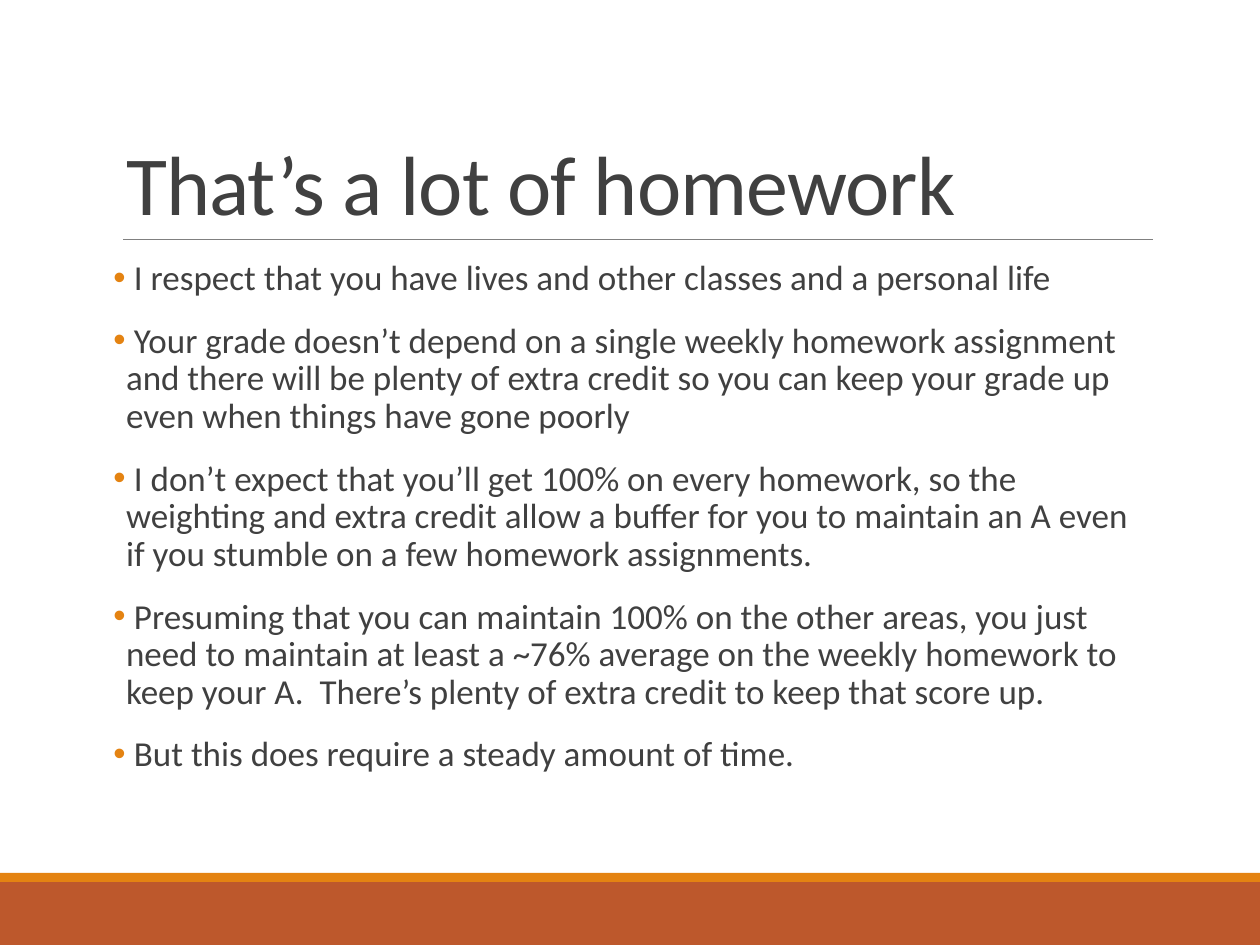
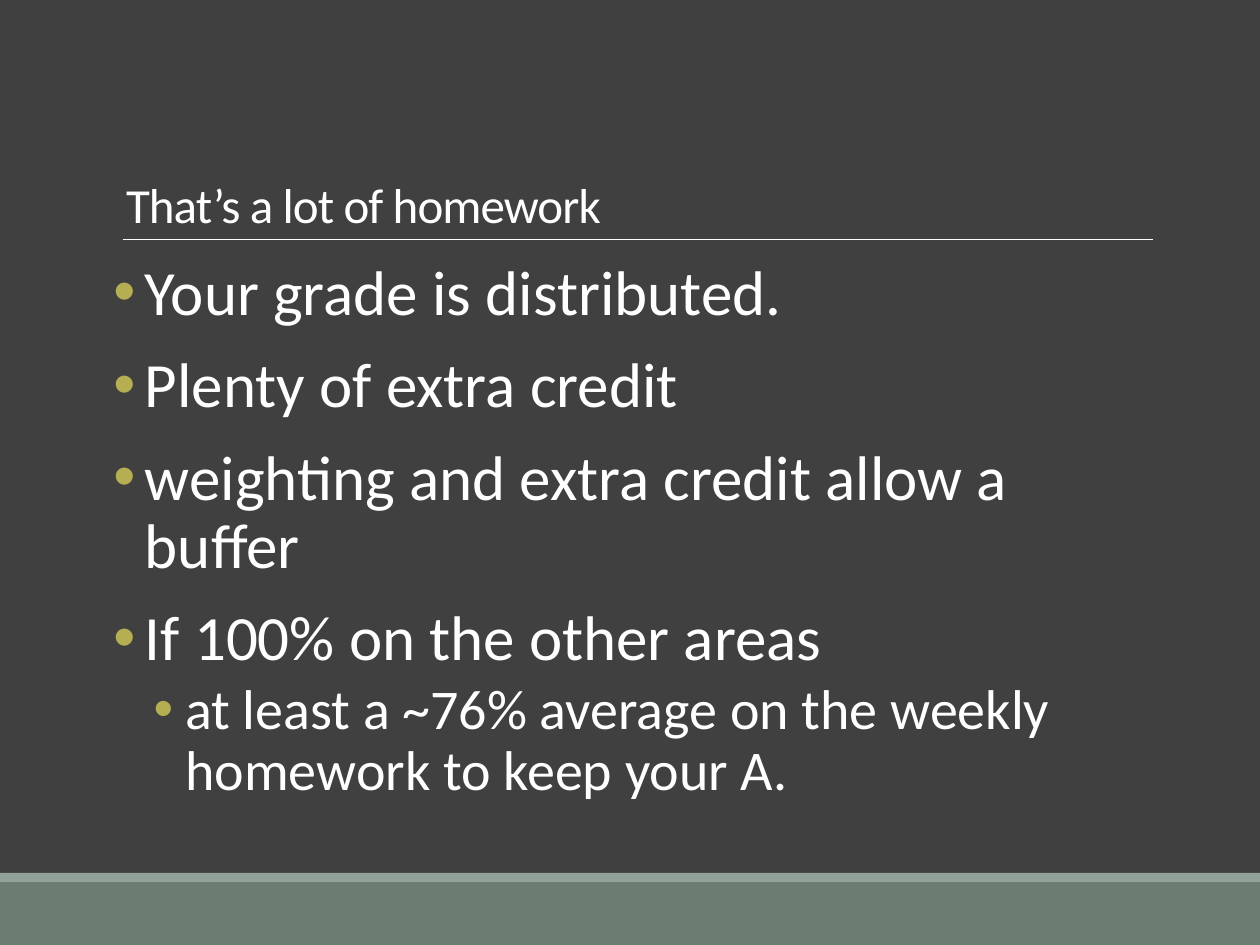
Before and after one commit to elliewix/IS-452-Spring2019, a slide deck: slide 9 of SUMMER2018-Lectures/IS452Fall2017Week01.pptx (slide 7 before the commit). Drawn at 1260x945 pixels with LibreOffice and Linux fonts; fonts in the diff are those of the drawing. Boxes give left, top, right and bottom in pixels: in the first picture for what was removed or moved away, otherwise in the second. Text is boxed around its words. In the diff, an @@ line names an element or a change of style, - is before the commit and + after.

```diff
--- a/SUMMER2018-Lectures/IS452Fall2017Week01.pptx
+++ b/SUMMER2018-Lectures/IS452Fall2017Week01.pptx
@@ background #FFFFFF to #404040 @@
@@ title "That’s a lot of homework" at (126, 188, 601, 224): size 48 to 28 pt, text colour #404040 to #FFFFFF @@
@@ line (123, 239) - (1153, 239): stroke #808080 0.5 pt to #FFFFFF 0.5 pt @@
@@ text at (145, 271, 1049, 799): text changed; size 20 to 36 pt; text colour #404040 to #FFFFFF @@
-• I respect that you have lives and other classes and a personal life
-• Your grade doesn’t depend on a single weekly homework assignment and there will be plenty of extra credit so you can keep your grade up even when things have gone poorly
-• I don’t expect that you’ll get 100% on every homework, so the weighting and extra credit allow a buffer for you to maintain an A even if you stumble on a few homework assignments.
-• Presuming that you can maintain 100% on the other areas, you just need to maintain at least a ~76% average on the weekly homework to keep your A. There’s plenty of extra credit to keep that score up.
-• But this does require a steady amount of time.
+• Your grade is distributed.
+• Plenty of extra credit
+• weighting and extra credit allow a buffer
+• If 100% on the other areas
+  • at least a ~76% average on the weekly homework to keep your A.
@@ rectangle at (0, 882, 1260, 945): fill #BD582C to #6B7D72 @@
@@ rectangle at (0, 873, 1260, 882): fill #E48312 to #93A299 @@
```
Also in this commit, not shown: 41 other slides changed, 2 slides added, 1 other file.
